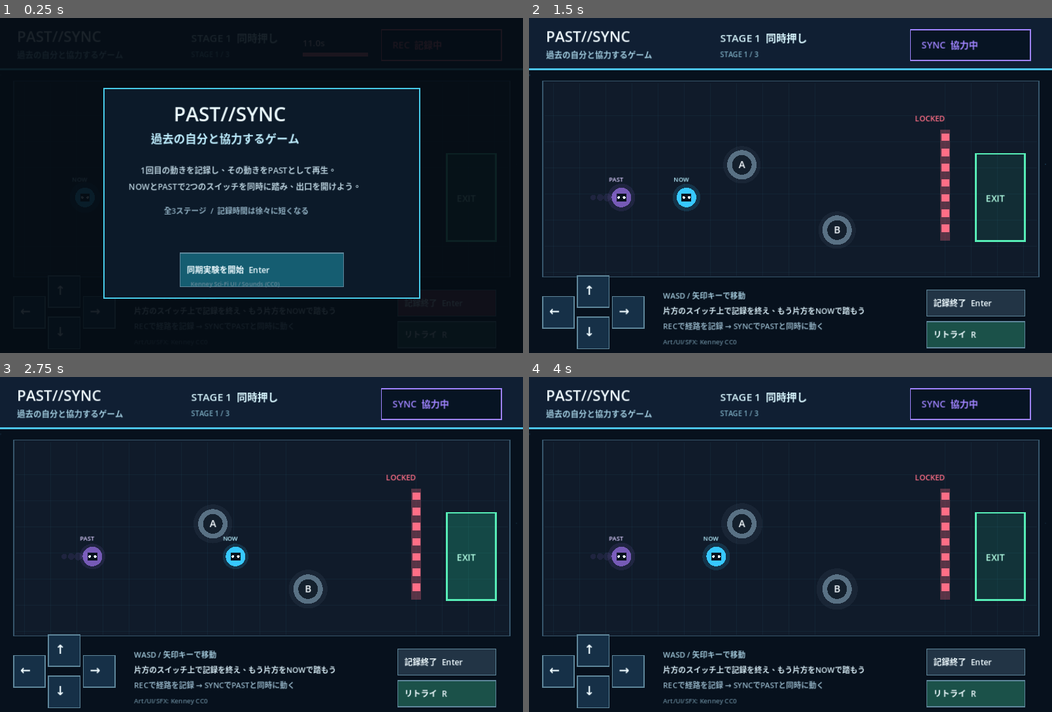
Above: before the commit, frames 1-4 (two rows, left to right).
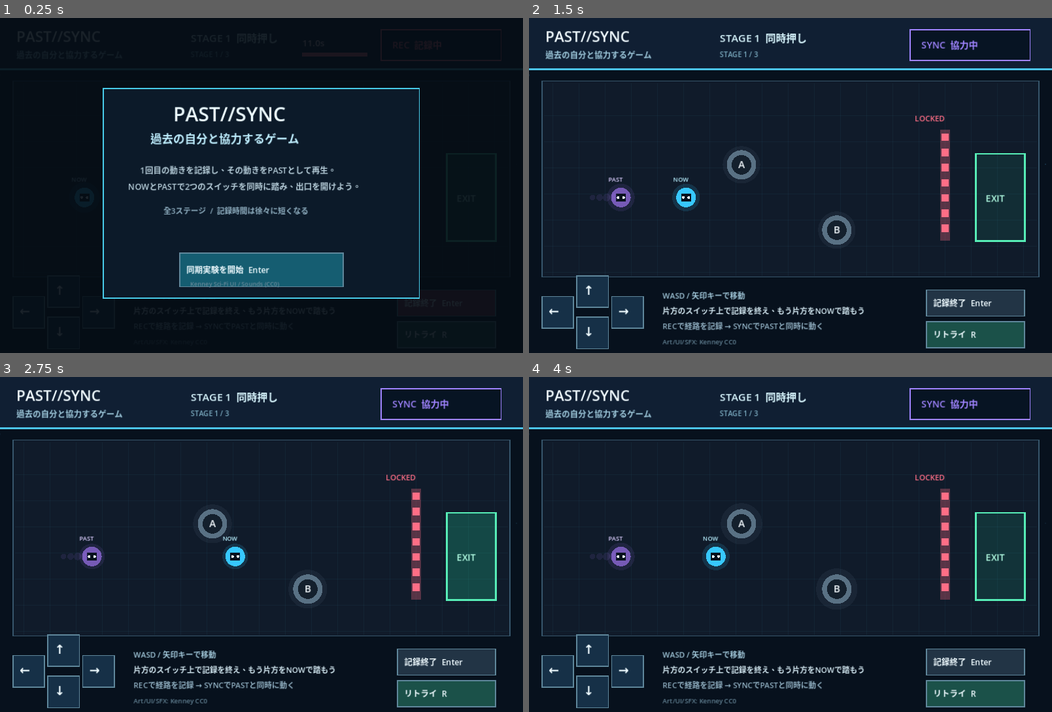
Above: after the commit, the same moments.

Repository: kobitworks/autoai_poc
Game: Godot game, scene res://Main.tscn
Same seed, same stepped clock (60 frames per second), same inputs: the game is played once before the commit and once after it.
Inputs (mouse positions are in pixels of both pictures, inside the frame that each line leads up to):
- Up to frame 1 (0.25 s): no input
- Up to frame 2 (1.5 s): tap Enter at 0.5, 0.6 s; move the mouse to (905, 175) at 0.52 s; hold Right 0.53-1.25 s; click (905, 175) at 0.67 s; tap Space at 0.77 s; drag from (685, 208) to (764, 262) at 1.27 s
- Up to frame 3 (2.75 s): tap Space at 2 s; move the mouse to (313, 474) at 2.02 s; hold Right from 2.03 s (still down); tap Enter at 2.1 s
- Up to frame 4 (4 s): release Right at 2.75 s; drag from (764, 621) to (633, 497) at 2.77 s; tap Enter at 3.5, 3.6 s; move the mouse to (947, 604) at 3.52 s; hold Left from 3.53 s (still down); tap Space at 3.77 s

The runs differ from the first frame. In frame 1, 1.8% of the frame differs, in the area x 19-81%, y 20-84%; in frame 2, 2.1%; in frame 3, 2.1%; in frame 4, 2.1%, in the area x 2-96%, y 3-99%.

Commit message:
feat(p021): enable responsive orientation-aware GAME-G002 canvas

Diff:
--- a/p021-game/sources/past-self-coop-godot/project.godot
+++ b/p021-game/sources/past-self-coop-godot/project.godot
@@ -9,6 +9,8 @@
 window/size/viewport_width=960
 window/size/viewport_height=640
 window/stretch/mode="canvas_items"
+window/stretch/aspect="expand"
+window/handheld/orientation=0
 
 [rendering]
 renderer/rendering_method="gl_compatibility"
